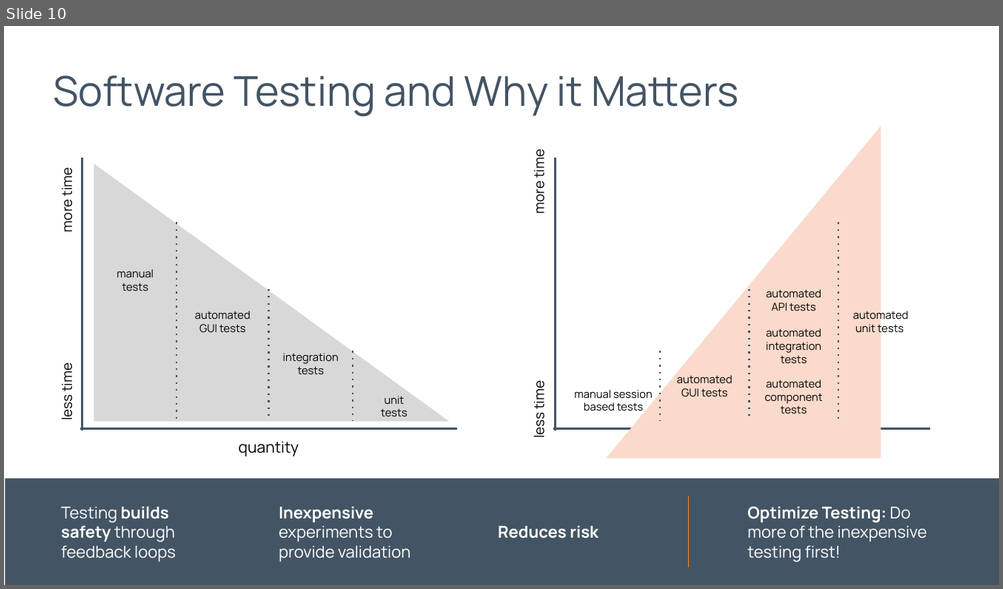
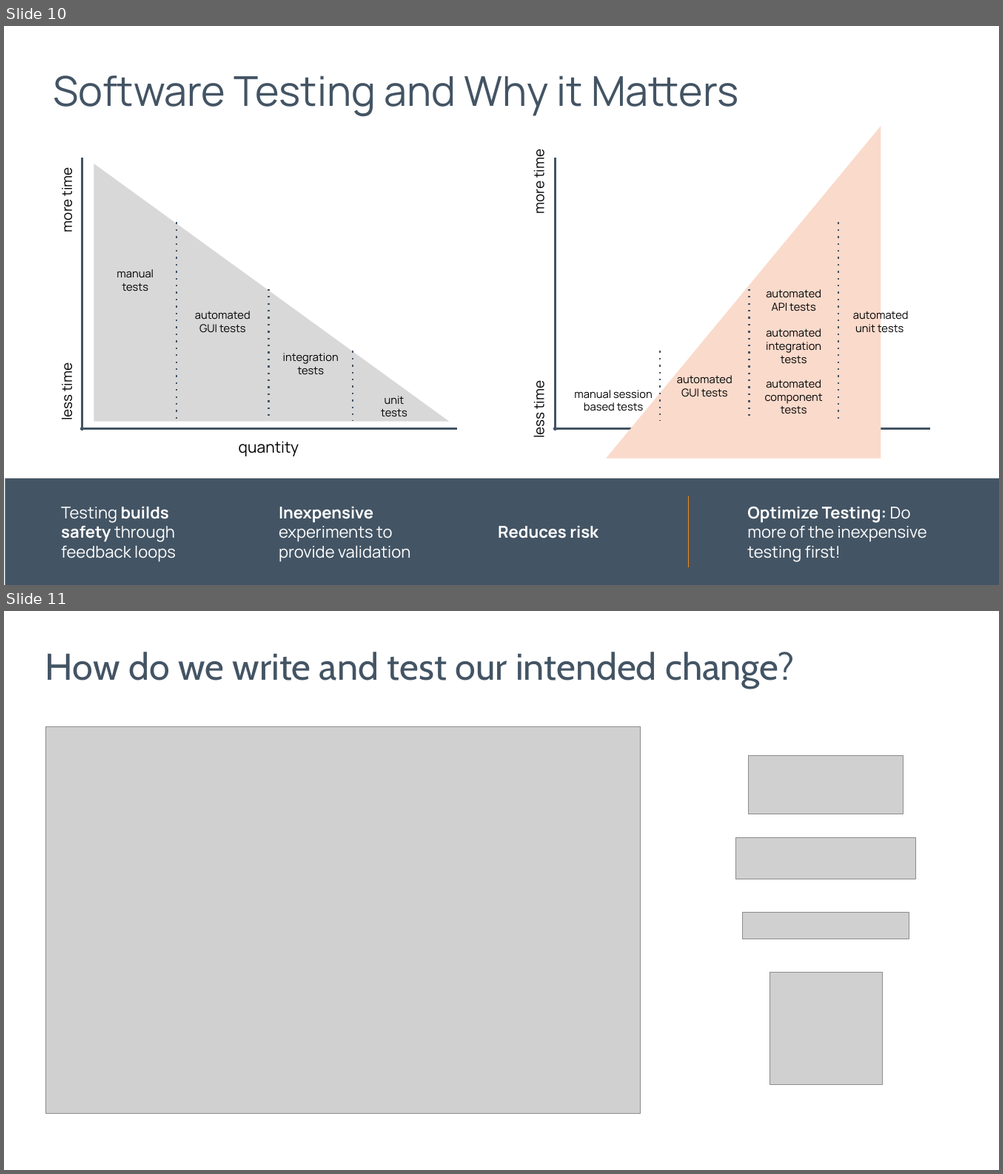
Before and after one commit to nathenharvey/introduction-to-inspec, a slide deck: powerpoint/05-Integration-Testing.pptx. Shown one above the other, each under a label of ours: slide 10 before the commit, slides 10 and 11 after it. The pictures are 1003x589 and 1003x1174 pixels, drawn with LibreOffice and Linux fonts; fonts in the diff are those of the drawing; grey boxes stand for pictures; background and template pictures are left out. Boxes give left, top, right and bottom in pixels: in the first picture for what was removed or moved away, otherwise in the second. Text is boxed around its words. In the diff, an @@ line names an element or a change of style, - is before the commit and + after.

```diff
--- a/powerpoint/05-Integration-Testing.pptx
+++ b/powerpoint/05-Integration-Testing.pptx
@@ slide 11 added at box(4, 611, 999, 1170), background picture (left out) @@
@@ title added at box(45, 652, 794, 688), 48 pt, text #435464 @@
+How do we write and test our intended change?
@@ picture added at box(45, 726, 640, 1113) @@
@@ picture added at box(748, 756, 903, 814) @@
@@ picture added at box(736, 837, 916, 879) @@
@@ picture added at box(743, 912, 908, 940) @@
@@ picture added at box(769, 972, 881, 1084) @@
```
Also in this commit, not shown: 7 other files.
